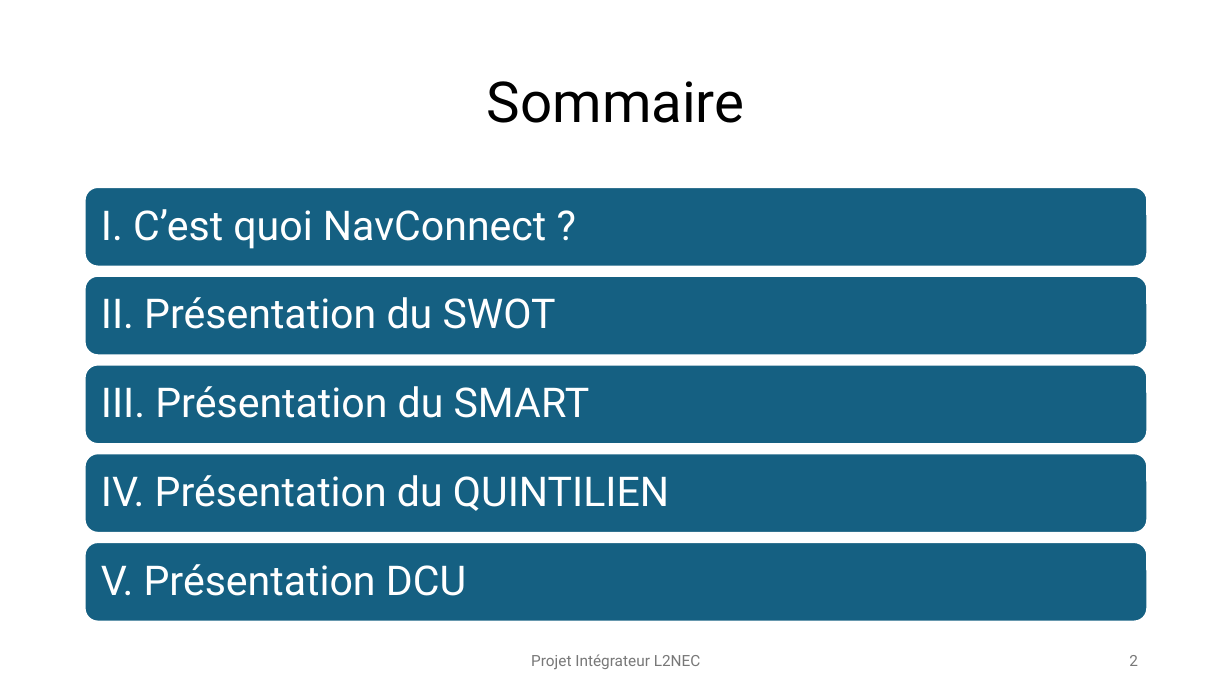
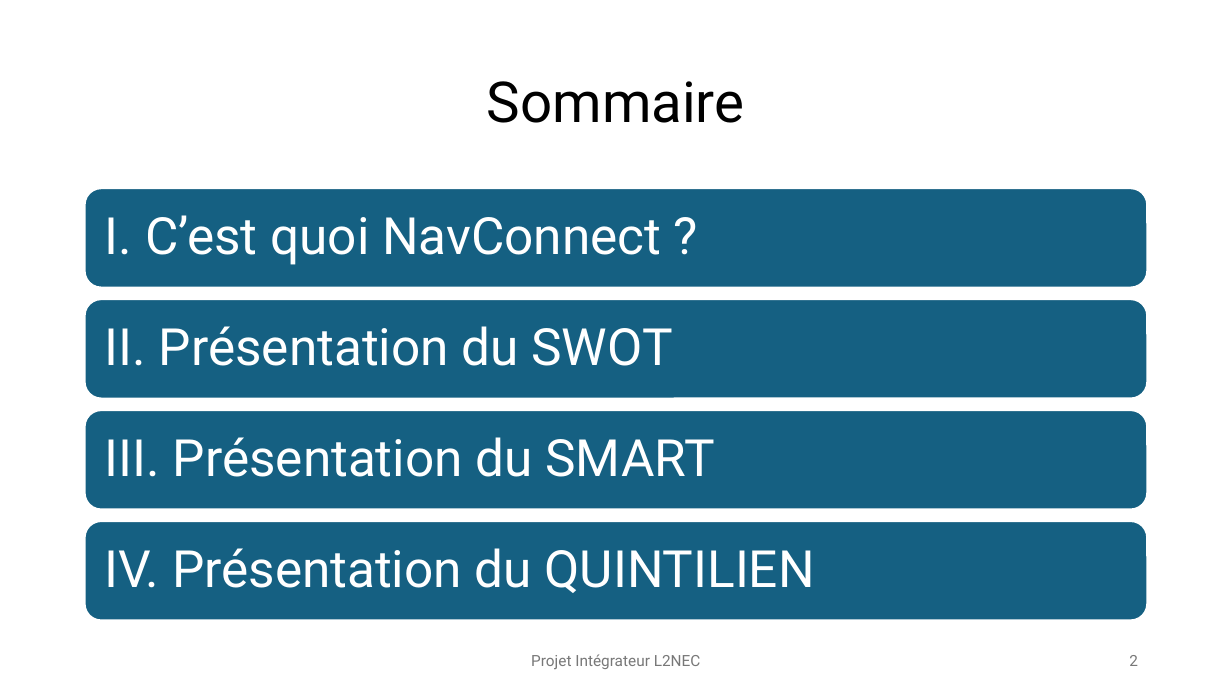
Before and after one commit to ArthurPeyre/UPPA_Navette, a slide deck: slide 2 of AVANT-PROJET/PrésentationAvantProjet.pptx. Drawn at 1232x693 pixels with LibreOffice and Linux fonts; fonts in the diff are those of the drawing. Boxes give left, top, right and bottom in pixels: in the first picture for what was removed or moved away, otherwise in the second. Text is boxed around its words. In the diff, an @@ line names an element or a change of style, - is before the commit and + after.

```diff
--- a/AVANT-PROJET/PrésentationAvantProjet.pptx
+++ b/AVANT-PROJET/PrésentationAvantProjet.pptx
@@ rounded rectangle: place and size @@
-rounded rectangle at (85,187,1148,266)
+rounded rectangle at (85,189,1148,287)
@@ rounded rectangle: place and size @@
-rounded rectangle at (85,276,1148,356)
+rounded rectangle at (85,299,1148,398)
@@ text "II. Présentation du SWOT": place and size @@
-text "II. Présentation du SWOT" at (101,297,556,329)
+text "II. Présentation du SWOT" at (105,326,672,366)
@@ rounded rectangle removed at (85,365,1148,445) @@
@@ rounded rectangle: place and size @@
-rounded rectangle at (85,454,1148,533)
+rounded rectangle at (85,410,1148,509)
@@ text "III. Présentation du SMART": place and size @@
-text "III. Présentation du SMART" at (101,386,590,418)
+text "III. Présentation du SMART" at (105,437,714,477)
@@ rounded rectangle: place and size @@
-rounded rectangle at (85,543,1148,622)
+rounded rectangle at (85,521,1148,620)
@@ size 32 to 40 pt; more space between paragraphs in 4 elements at (105,215,661,265), (105,326,672,366), (105,437,714,477), (105,548,815,593) @@
@@ text "IV. Présentation du QUINTILIEN": place and size @@
-text "IV. Présentation du QUINTILIEN" at (101,475,669,511)
+text "IV. Présentation du QUINTILIEN" at (105,548,815,593)
@@ text removed at (101,564,466,596) @@
-V. Présentation DCU
```
Also in this commit, not shown: 5 other slides changed, 1 slide removed.
